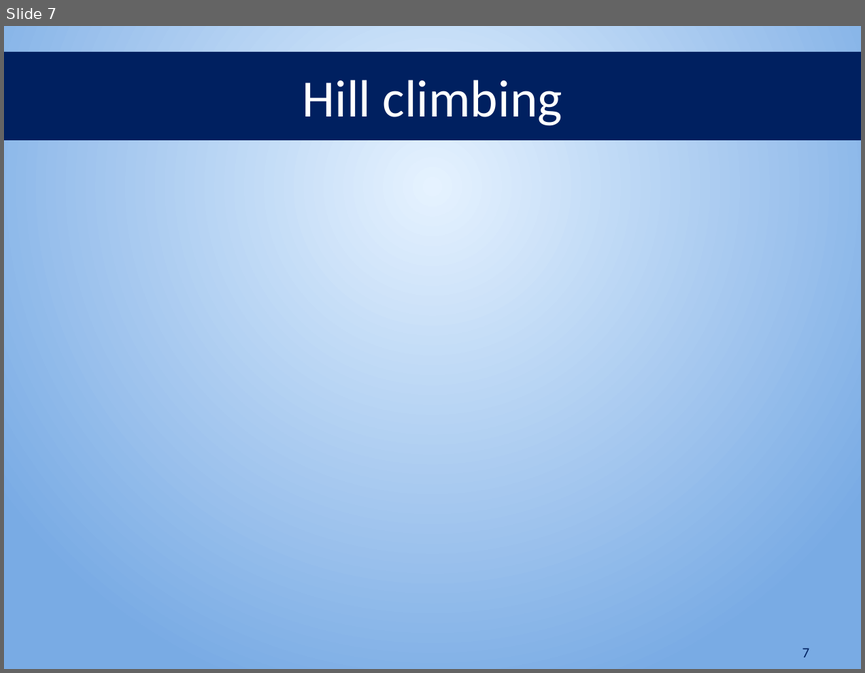
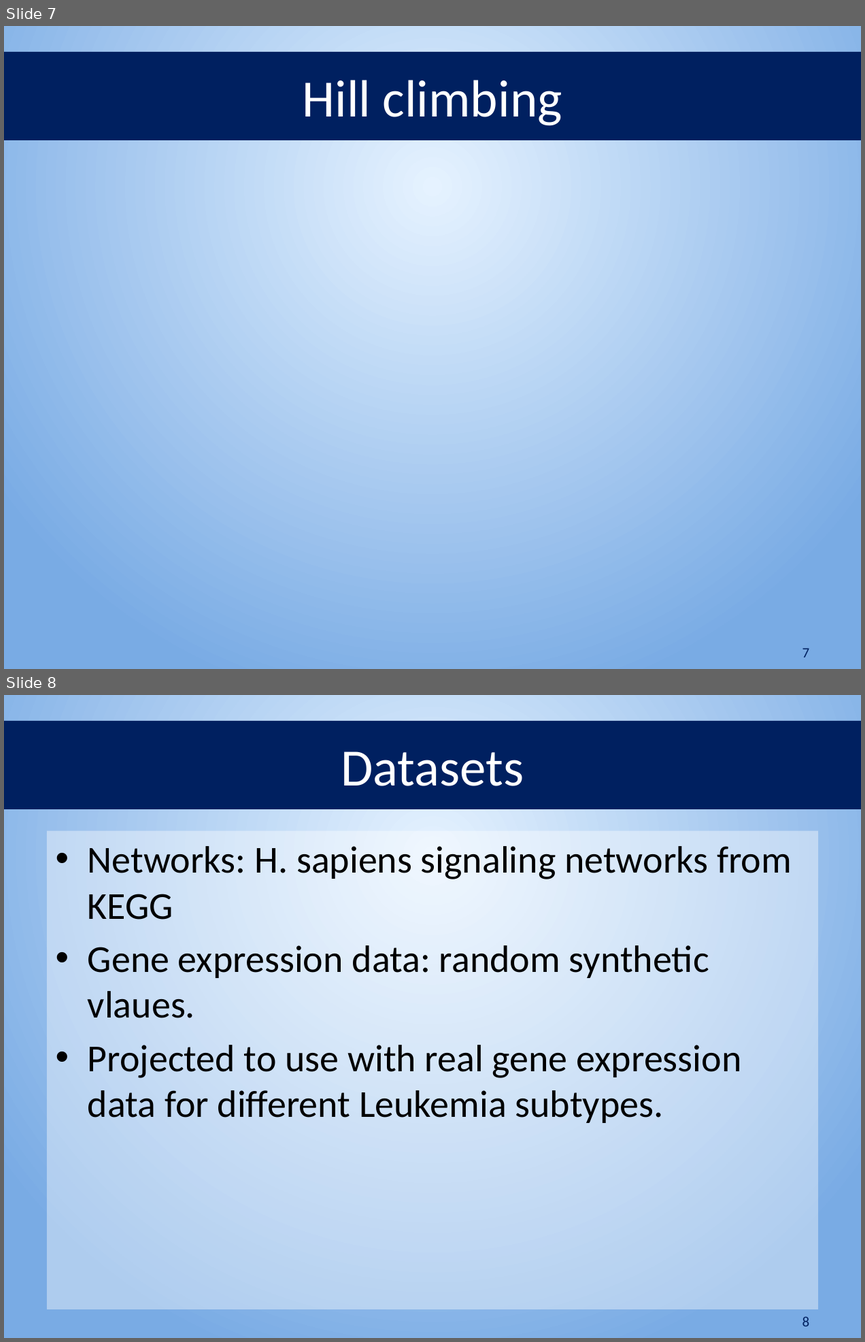
Before and after one commit to haitham/preach_prob, a slide deck: preach_prob.pptx. Shown one above the other, each under a label of ours: slide 7 before the commit, slides 7 and 8 after it. The pictures are 865x673 and 865x1342 pixels, drawn with LibreOffice and Linux fonts; fonts in the diff are those of the drawing; grey boxes stand for pictures. Boxes give left, top, right and bottom in pixels: in the first picture for what was removed or moved away, otherwise in the second. Text is boxed around its words. In the diff, an @@ line names an element or a change of style, - is before the commit and + after.

```diff
--- a/preach_prob.pptx
+++ b/preach_prob.pptx
@@ slide 8 added at [4,695,861,1338], background gradient #E5F2FF to #79ABE4 @@
@@ title added at [4,721,861,809], fill #002060, 44 pt, text #FFFFFF @@
+Datasets
@@ text added at [47,830,818,1308], fill #FFFFFF at 40% opacity, 32 pt, text #000000 @@
+• Networks: H. sapiens signaling networks from KEGG
+• Gene expression data: random synthetic vlaues.
+• Projected to use with real gene expression data for different Leukemia subtypes.
@@ page number added at [802,1316,810,1326], 12 pt, text #002060 @@
+8
```
Also in this commit, not shown: 3 other slides added, 8 other files.
